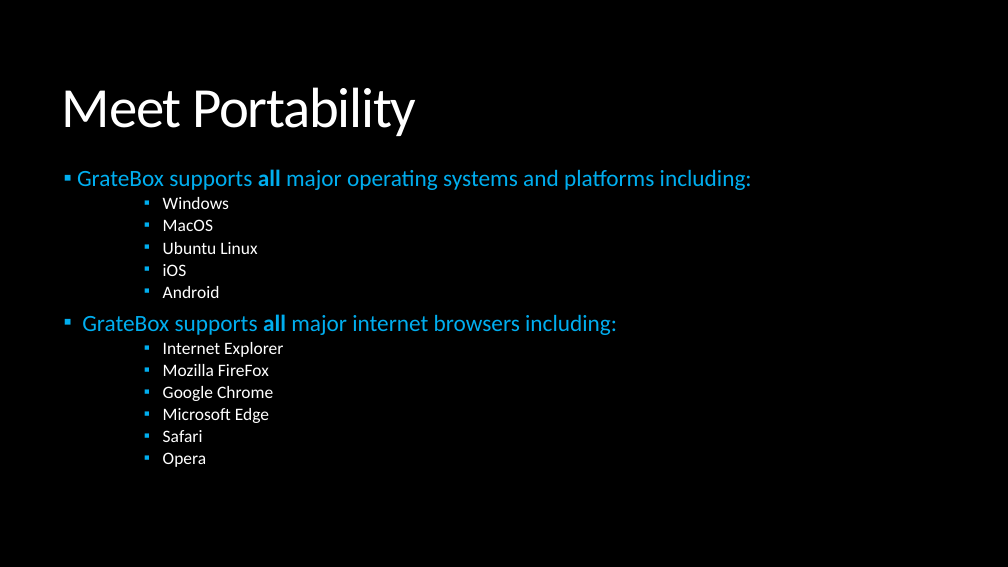
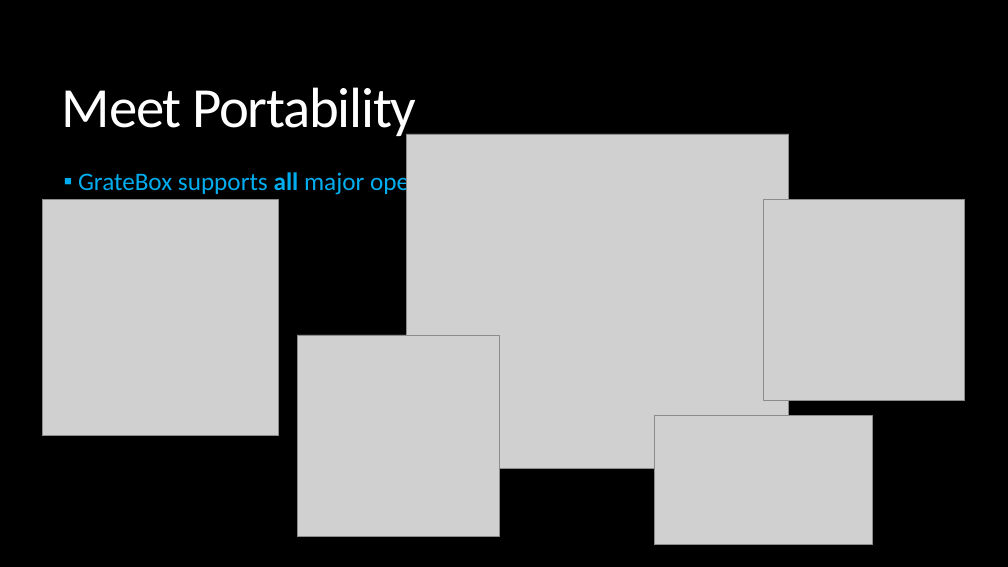
Before and after one commit to KelvinKKLin/GrateBox, a slide deck: slide 9 of Presentation.pptx (slide 7 before the commit). Drawn at 1008x567 pixels with LibreOffice and Linux fonts; fonts in the diff are those of the drawing; grey boxes stand for pictures. Boxes give left, top, right and bottom in pixels: in the first picture for what was removed or moved away, otherwise in the second. Text is boxed around its words. In the diff, an @@ line names an element or a change of style, - is before the commit and + after.

Commit message:
Updated Presentation
Need to add pictures

```diff
--- a/Presentation.pptx
+++ b/Presentation.pptx
@@ picture added at (407,134,789,469) @@
@@ text at (78,170,468,197): text changed; size 22.2 to 24 pt @@
-▪ GrateBox supports all major operating systems and platforms including:
-          ▪ Windows
-          ▪ MacOS
-          ▪ Ubuntu Linux
-          ▪ iOS
-          ▪ Android
-▪ GrateBox supports all major internet browsers including:
-          ▪ Internet Explorer
-          ▪ Mozilla FireFox
-          ▪ Google Chrome
-          ▪ Microsoft Edge
-          ▪ Safari
-          ▪ Opera
+▪ GrateBox supports all major operating systems and platforms.
@@ picture added at (42,200,278,436) @@
@@ picture added at (764,200,965,401) @@
@@ picture added at (297,335,499,537) @@
@@ picture added at (654,416,873,545) @@
```
Also in this commit, not shown: 6 other slides changed, 8 slides added, 1 slide removed.
